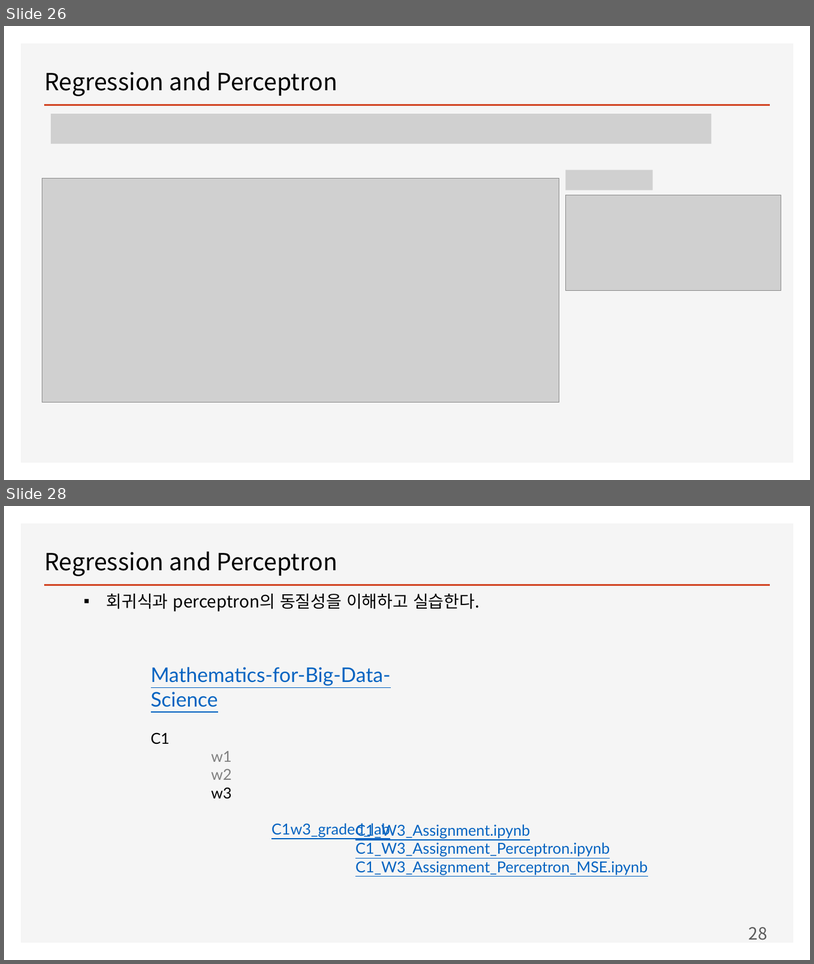
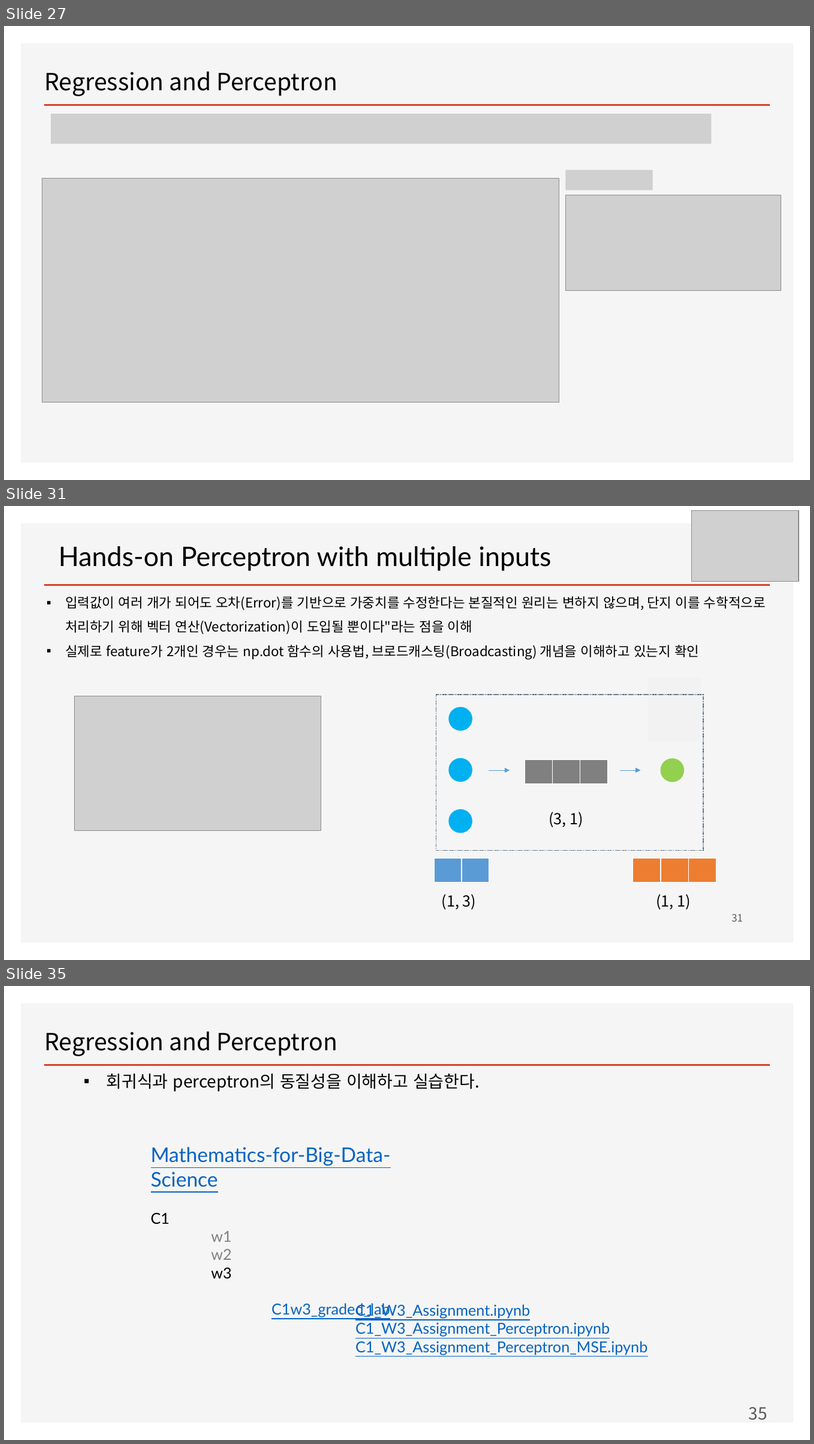
Before and after one commit to ancestor9/mathematics-for-machine-learning, a slide deck: w4_Perceptron_Regression.pptx. Shown one above the other, each under a label of ours: slides 26 and 28 before the commit, slides 27, 31 and 35 after it; the slides between them are not shown. The pictures are 814x964 and 814x1444 pixels, drawn with LibreOffice and Linux fonts; fonts in the diff are those of the drawing; grey boxes stand for pictures; background and template pictures are left out. Boxes give left, top, right and bottom in pixels: in the first picture for what was removed or moved away, otherwise in the second. Text is boxed around its words. In the diff, an @@ line names an element or a change of style, - is before the commit and + after.

```diff
--- a/w4_Perceptron_Regression.pptx
+++ b/w4_Perceptron_Regression.pptx
@@ slide 31 added at box(4, 506, 810, 960), background #FFFFFF; not listed: 2 template elements that a slide beside it also shows @@
@@ picture added at box(692, 510, 799, 581) @@
@@ text added at box(59, 546, 551, 571), 32 pt, text #000000 @@
+Hands-on Perceptron with multiple inputs
@@ text added at box(65, 596, 766, 659), 16 pt, text #000000 @@
+▪ 입력값이 여러 개가 되어도 오차(Error)를 기반으로 가중치를 수정한다는 본질적인 원리는 변하지 않으며, 단지 이를 수학적으로 처리하기 위해 벡터 연산(Vectorization)이 도입될 뿐이다"라는 점을 이해
+▪ 실제로 feature가 2개인 경우는 np.dot 함수의 사용법, 브로드캐스팅(Broadcasting) 개념을 이해하고 있는지 확인
@@ rectangle added at box(648, 678, 702, 741), fill #F2F2F2 @@
@@ picture added at box(75, 696, 321, 830) @@
@@ rectangle added at box(437, 694, 704, 850), outline #28445D 1 pt dashed @@
@@ ellipse added at box(449, 707, 472, 730), fill #00B0F0 @@
@@ ellipse added at box(449, 757, 472, 781), fill #00B0F0 @@
@@ arrow added from (489, 770) to (510, 770), #5B9BD5 0.5 pt @@
@@ table added at box(525, 759, 609, 784), 1 rows, 3 columns @@
+ |  | 
@@ arrow added from (620, 770) to (641, 770), #5B9BD5 0.5 pt @@
@@ ellipse added at box(661, 758, 684, 782), fill #92D050 @@
@@ ellipse added at box(449, 809, 472, 832), fill #00B0F0 @@
@@ text added at box(549, 811, 584, 827), 18 pt, text #000000 @@
+(3, 1)
@@ table added at box(435, 858, 489, 882), 1 rows, 2 columns @@
+ | 
@@ table added at box(634, 858, 717, 882), 1 rows, 3 columns @@
+ |  | 
@@ text added at box(442, 894, 477, 909), 18 pt, text #000000 @@
+(1, 3)
@@ text added at box(656, 894, 691, 909), 18 pt, text #000000 @@
+(1, 1)
@@ page number added at box(732, 913, 743, 921), 12 pt, text #595959 @@
+31
@@ what was slide 26 is now slide 27 @@
@@ what was slide 28 is now slide 35 @@
@@ page number at box(749, 1407, 768, 1420): text changed @@
-28
+35
```
Also in this commit, not shown: 2 slides changed, 7 other slides added.
